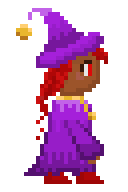
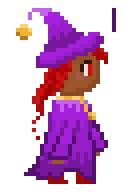
Revision of a layered 128 x 192 image; what changed, layer by layer:
removed group "walk1 copy" (10 layers) over [32, 52, 108, 184]
moved "face hait" (2nd of 6, in "walk4") into group "walk4", painted on it over [36, 52, 108, 164]
moved "necklace" (2nd of 7, in "walk4") into group "walk4" over [32, 52, 48, 120]
moved "shoe" (2nd of 7, in "walk4") into group "walk4", painted on it over [56, 168, 104, 184]
moved "hat" (2nd of 7, in "walk4") into group "walk4", painted on it over [40, 52, 44, 56]
moved "dress" (2nd of 7, in "walk4") into group "walk4", painted on it over [32, 100, 96, 184]
removed layer "shoe copy" (1st of 2, in "walk1 copy") from group "walk1 copy" over [44, 172, 72, 184]
added group "walk4" (2nd of 2) with 9 layers above "walk3" over [32, 8, 116, 184]
added layer "Layer 8" (1st of 2, in "walk4") in group "walk4" over [112, 8, 116, 32]
added layer "Layer 2 copy 2" (1st of 2, in "walk4") in group "walk4" over [48, 120, 80, 164]
added layer "face hait copy" (1st of 2, in "walk4") in group "walk4" over [32, 52, 104, 140]
moved "necklace" (3rd of 7, in "walk4") into group "walk4", painted on it over [32, 52, 48, 120]
moved "hat" (3rd of 7, in "walk4") into group "walk4", painted on it over [40, 52, 44, 56]
moved "dress" (3rd of 7, in "walk4") into group "walk4", painted on it over [32, 100, 96, 184]
added layer "Layer 3 copy 2" (1st of 2, in "walk4") in group "walk4" over [92, 120, 108, 156]
moved "shoe" (3rd of 7, in "walk4") into group "walk4", painted on it over [44, 172, 92, 184]
added layer "shoe copy 2" (1st of 2, in "walk4") in group "walk4" over [48, 172, 92, 184]
moved "Layer 3 copy" into group "walk3" over [64, 120, 104, 164]
